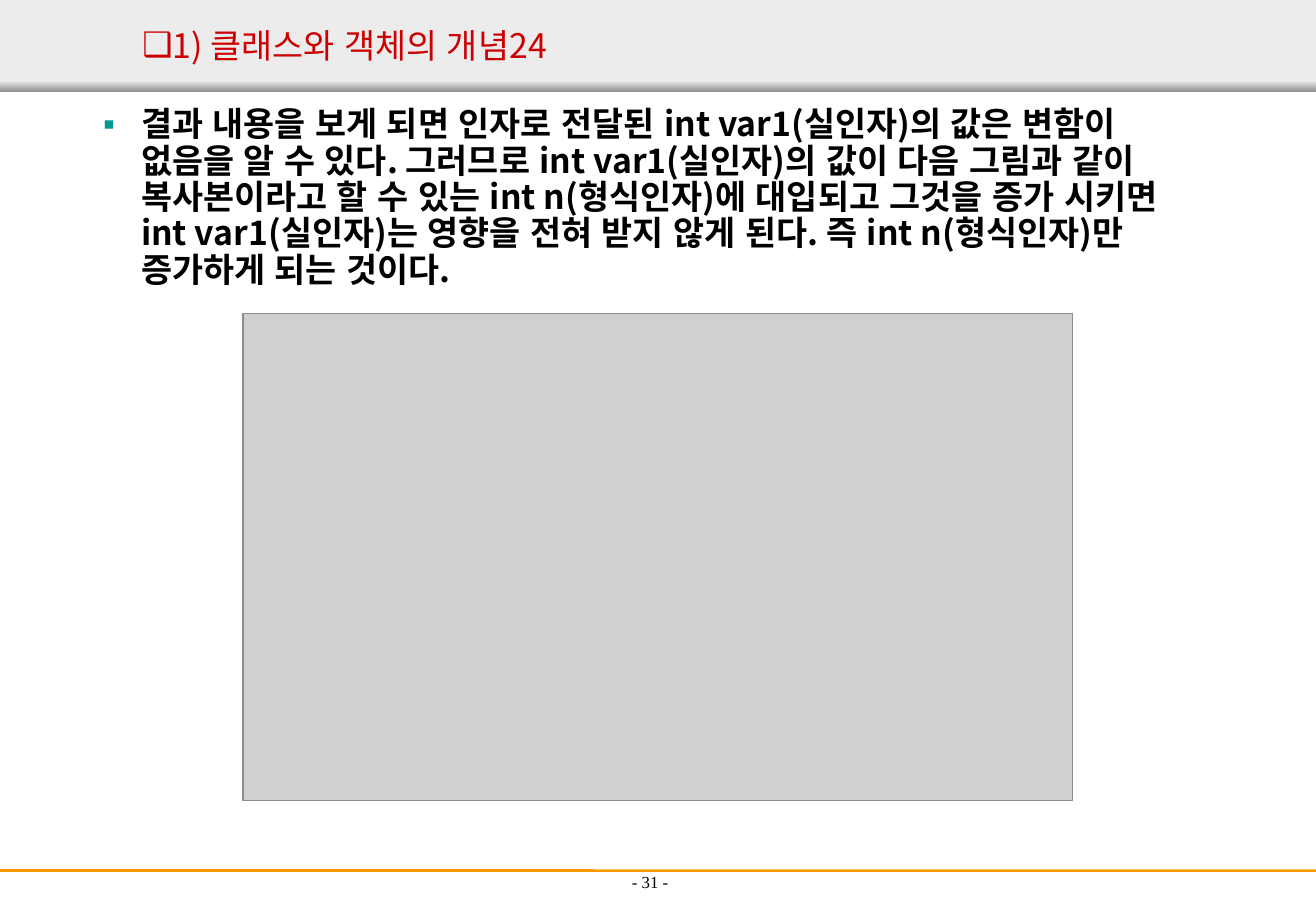
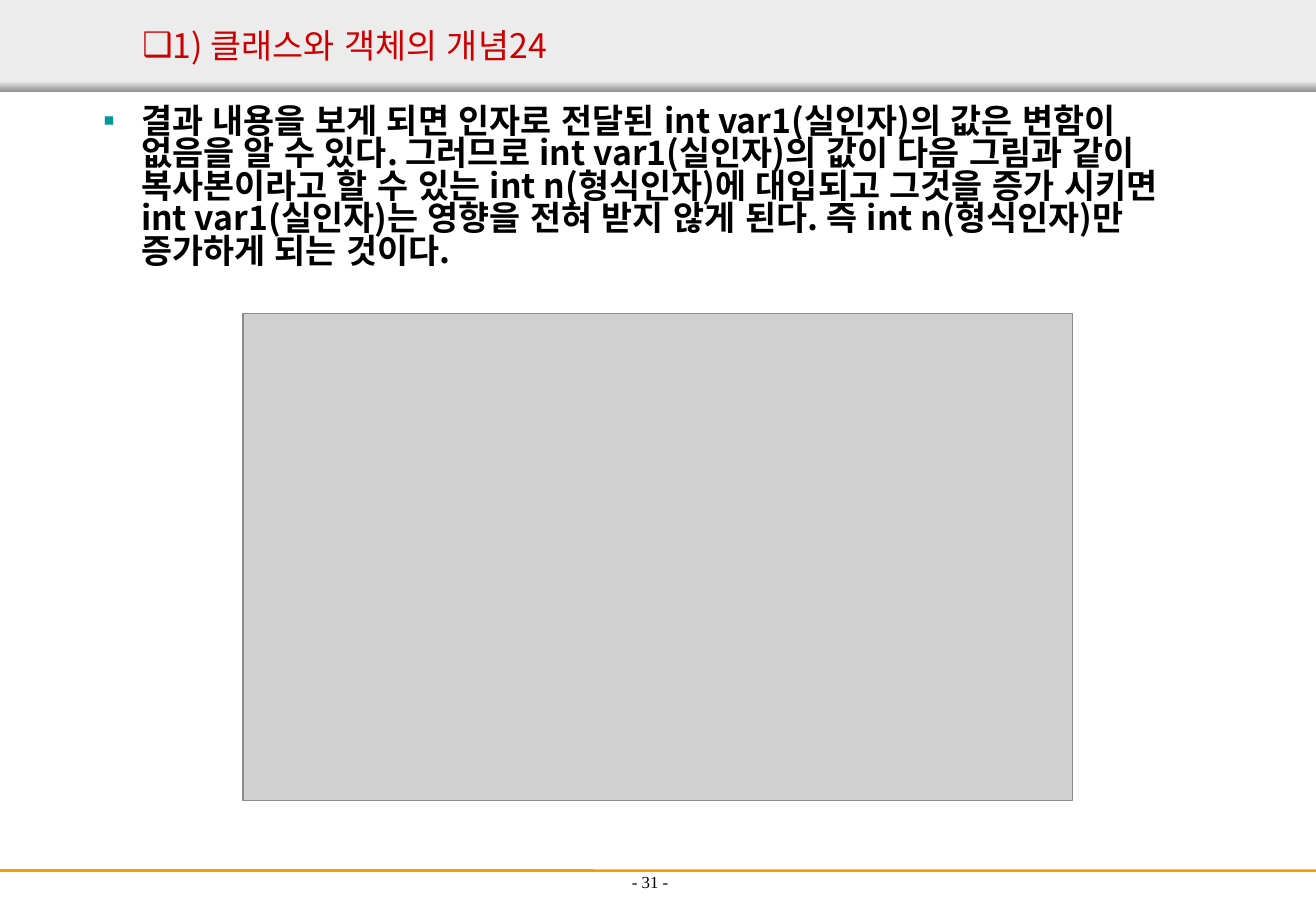
Before and after one commit to jojindragon/naver17study, a slide deck: slide 31 of 수업 자료들/04장_클래스와배열.ppt. Drawn at 1316x911 pixels with LibreOffice and Linux fonts; fonts in the diff are those of the drawing; grey boxes stand for pictures. Boxes give left, top, right and bottom in pixels: in the first picture for what was removed or moved away, otherwise in the second. Text is boxed around its words. In the diff, an @@ line names an element or a change of style, - is before the commit and + after.

```diff
--- a/수업 자료들/04장_클래스와배열.ppt
+++ b/수업 자료들/04장_클래스와배열.ppt
@@ text "결과 내용을 보게 되면 인자로 ..." at (141,104,1157,266): line spacing 0.9 to 0.8 @@
```
Also in this commit, not shown: 7 other slides changed, 20 other files.
